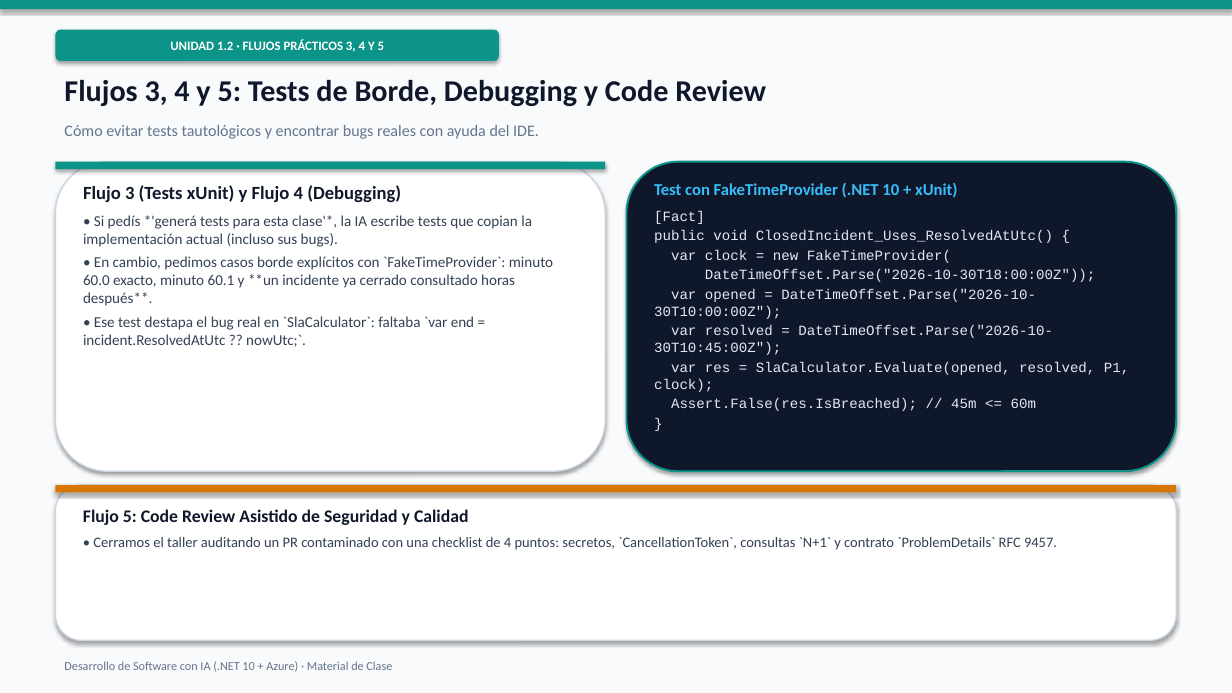
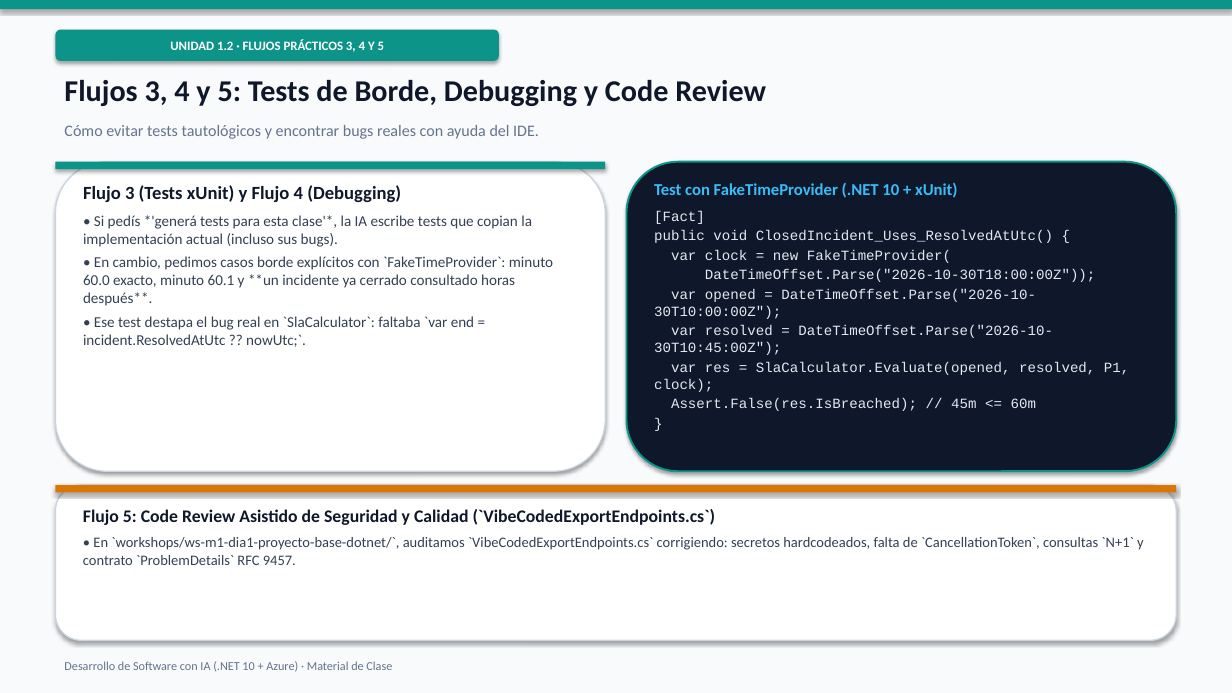
Before and after one commit to fabzter/curso_ai, a slide deck: slide 13 of curriculum/2026-11-03_curso-completo-desarrollo-sw-con-ia.pptx. Drawn at 1232x693 pixels with LibreOffice and Linux fonts; fonts in the diff are those of the drawing. Boxes give left, top, right and bottom in pixels: in the first picture for what was removed or moved away, otherwise in the second. Text is boxed around its words. In the diff, an @@ line names an element or a change of style, - is before the commit and + after.

```diff
--- a/curriculum/2026-11-03_curso-completo-desarrollo-sw-con-ia.pptx
+++ b/curriculum/2026-11-03_curso-completo-desarrollo-sw-con-ia.pptx
@@ text at (x1=83, y1=509, x2=1144, y2=565): text changed @@
-Flujo 5: Code Review Asistido de Seguridad y Calidad
-• Cerramos el taller auditando un PR contaminado con una checklist de 4 puntos: secretos, `CancellationToken`, consultas `N+1` y contrato `ProblemDetails` RFC 9457.
+Flujo 5: Code Review Asistido de Seguridad y Calidad (`VibeCodedExportEndpoints.cs`)
+• En `workshops/ws-m1-dia1-proyecto-base-dotnet/`, auditamos `VibeCodedExportEndpoints.cs` corrigiendo: secretos hardcodeados, falta de `CancellationToken`, consultas `N+1` y contrato `ProblemDetails` RFC 9457.
```
Also in this commit, not shown: 1 other slide changed, 35 other files.
